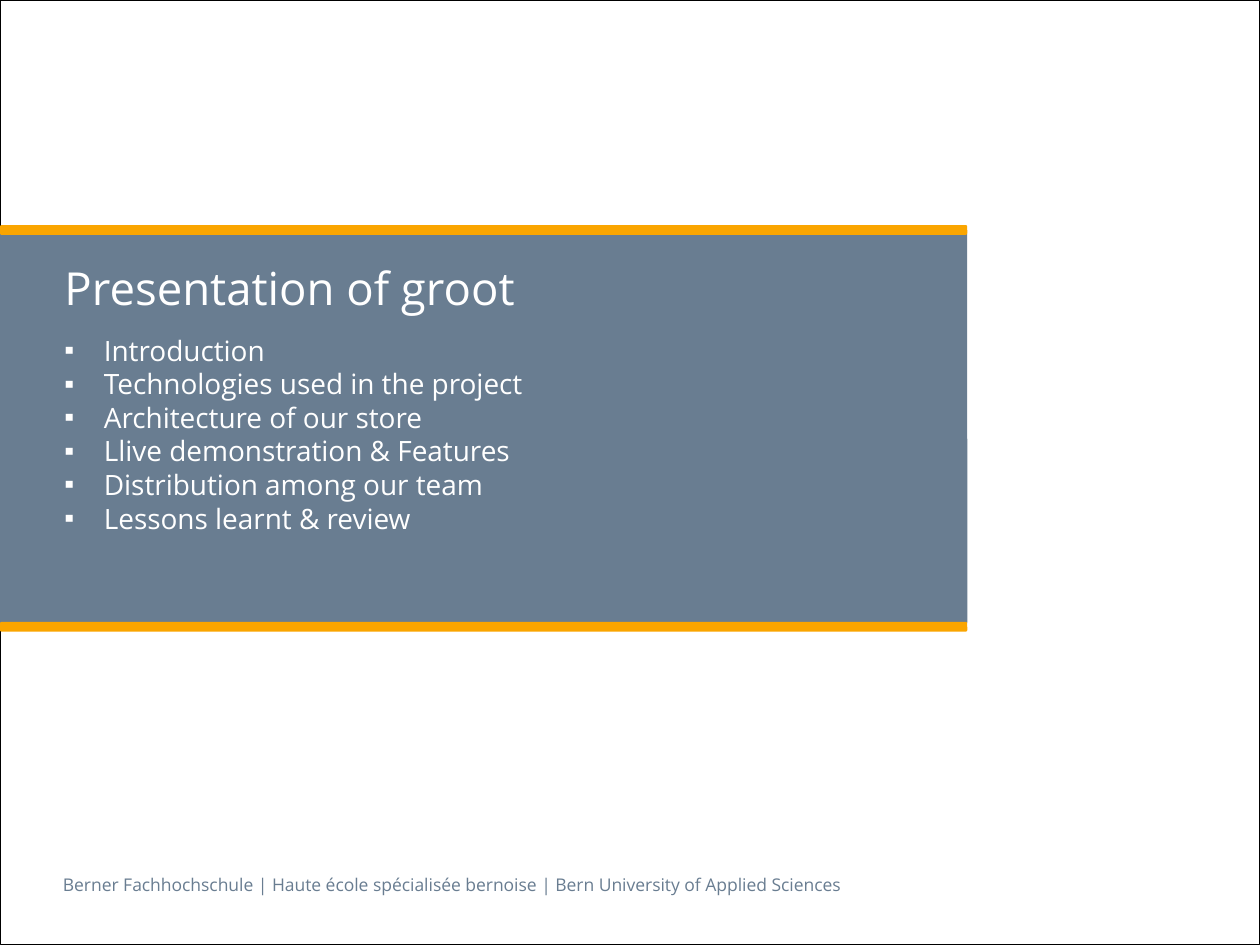
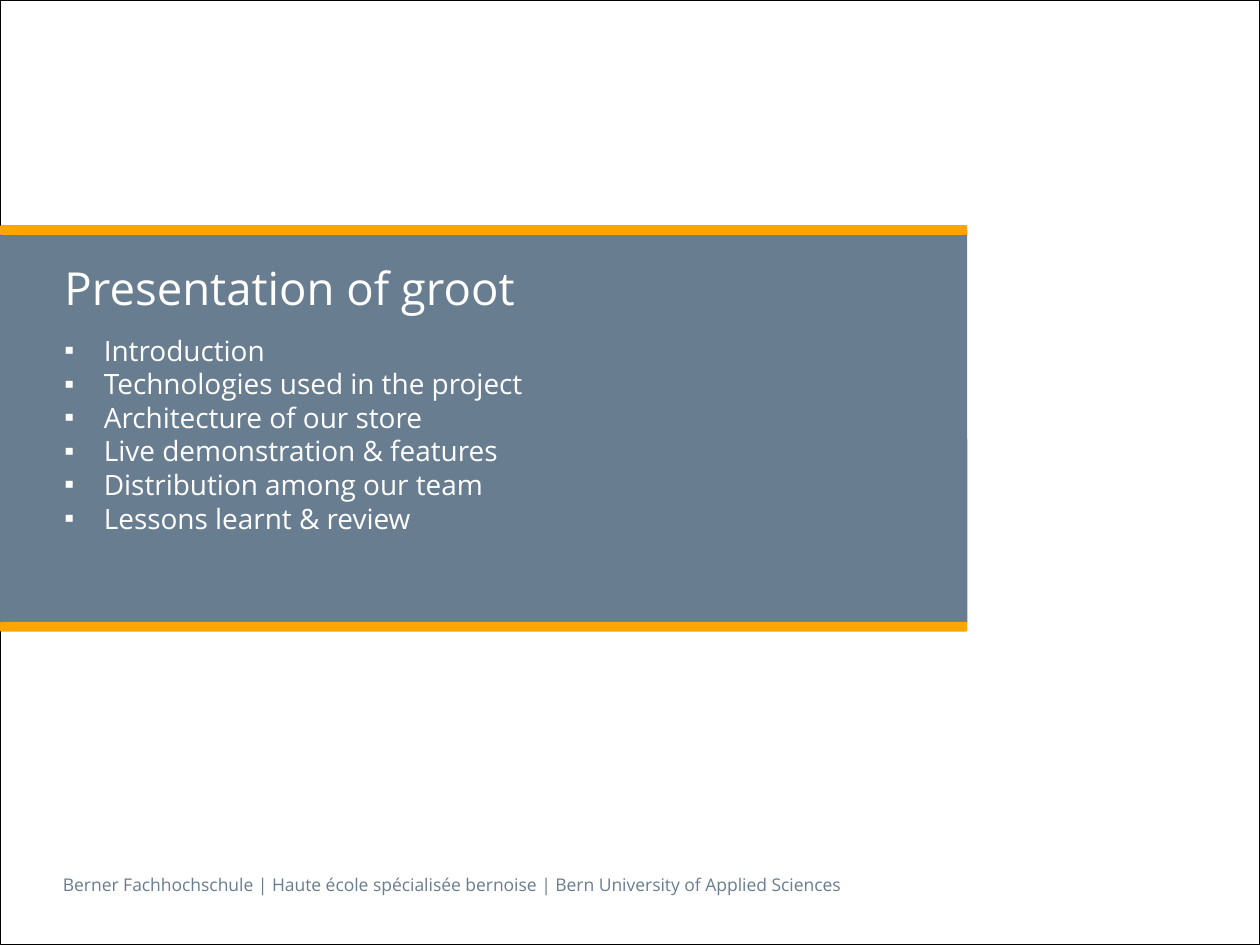
Before and after one commit to Makae/ch.bfh.bti7054.w2014.q.groot, a slide deck: slide 2 of trunk/doc/Presentation.pptx. Drawn at 1260x945 pixels with LibreOffice and Linux fonts; fonts in the diff are those of the drawing; background and template pictures are left out. Boxes give left, top, right and bottom in pixels: in the first picture for what was removed or moved away, otherwise in the second. Text is boxed around its words. In the diff, an @@ line names an element or a change of style, - is before the commit and + after.

```diff
--- a/trunk/doc/Presentation.pptx
+++ b/trunk/doc/Presentation.pptx
@@ subtitle at <box>104,439,497,461</box>: text changed @@
-▪ Llive demonstration & Features
+▪ Live demonstration & features
```
Also in this commit, not shown: 4 other slides changed, 2 slides added, 4 slides removed.
